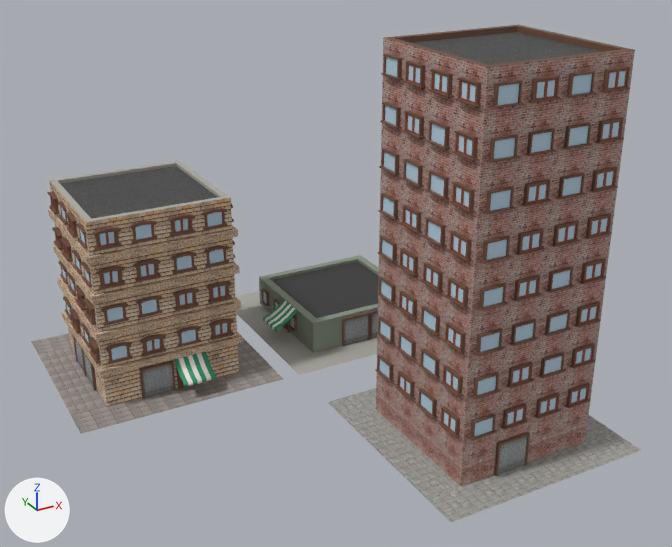
The FBX model GameJam_Sevilla 2015/Assets/Models/Blocks/buildings.fbx as it was, and as the next commit left it.
Rendered twice from a 50 mm lens placed at (-6.67, -8.24, 5.68), pointed at (-3.01, -1.59, 2.35). The lights are fixed; the arrows at lower left show +X, +Y and +Z. Where no turn or scale is listed for an object, it has been applied to the vertices. Vertices at the same position are counted once.

Names of what the first picture shows: 'recto.009', 'recto.010', 'recto.011'.
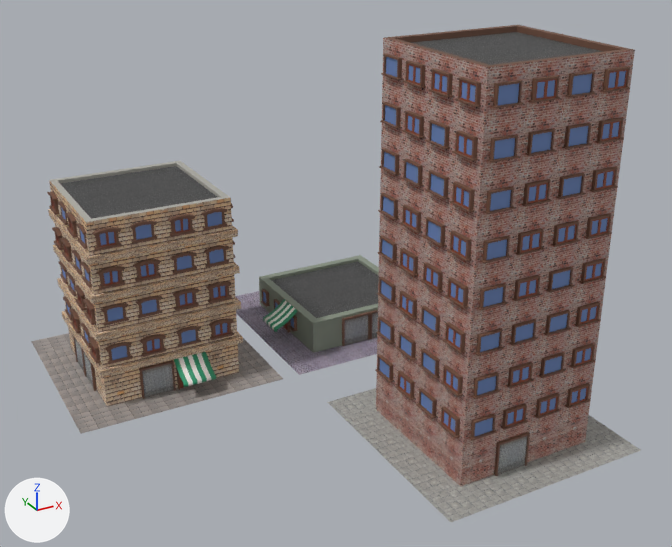
Boxes [x1, y1, x2, y2] around the edits, measured in the pictures (672 x 547 px):
```json
{"object": "recto.010", "change": "recoloured", "before": [376, 54, 629, 439], "after": [376, 54, 629, 439]}
{"object": "recto.011", "change": "recoloured", "before": [58, 205, 241, 363], "after": [58, 205, 241, 363]}
{"object": "recto.009", "change": "recoloured", "before": [235, 265, 379, 375], "after": [235, 265, 379, 375]}
{"part": 1, "of": "me_plane_020", "change": "surface changed", "before": [288, 265, 379, 316], "after": [288, 265, 379, 316]}
{"part": 2, "of": "me_plane_020", "change": "recoloured", "before": [235, 291, 377, 375], "after": [235, 291, 377, 375]}
```

The change, as JSON lines over the scene's bpy script:
```json
{"op": "add", "block": "img_pavement03_png", "code": ["img_pavement03_png = load_image('pavement03.png', '../../Textures/pavement03.png', 256, 256, 'sRGB')"]}
{"op": "set", "path": "mat_agua.base_color", "old": "(0.49, 0.661, 0.8)", "new": "(0.143, 0.232, 0.49)", "note": "blue #bad4e7 -> blue #6a84ba"}
{"op": "add", "block": "mat_pavement03", "code": ["mat_pavement03 = principled_material('pavement03')", "mat_pavement03.texture = img_pavement03_png", "mat_pavement03.roughness = 0.69"]}
{"block": "me_plane_020", "where": "# used by ob_recto_009; location = (-2.102, 0.0, 1.0)"}
{"op": "remove", "block": "me_plane_020", "code": "me_plane_020.from_pydata(...)  # 384 vertices, 264 faces; spans x -1.0..1.0, y -1.0..1.0, z 0.05..0.39"}
{"op": "add", "block": "me_plane_020", "code": "me_plane_020.from_pydata(...)  # 375 vertices, 249 faces; spans x -1.0..1.0, y -1.0..1.0, z 0.05..0.39"}
{"block": "me_plane_020", "change": "me_plane_020 part 1: 36 kept faces spanning x -1.0..1.0, y -1.0..1.0, z 0.05..0.36 get new texture (UV) coordinates"}
{"block": "me_plane_020", "change": "me_plane_020 part 2: 20 faces spanning x -1.0..1.0, y -1.0..1.0, z 0.05 switch from mat_pavement01 (picture img_pavement01_png) to mat_pavement03 (picture img_pavement03_png)"}
```
